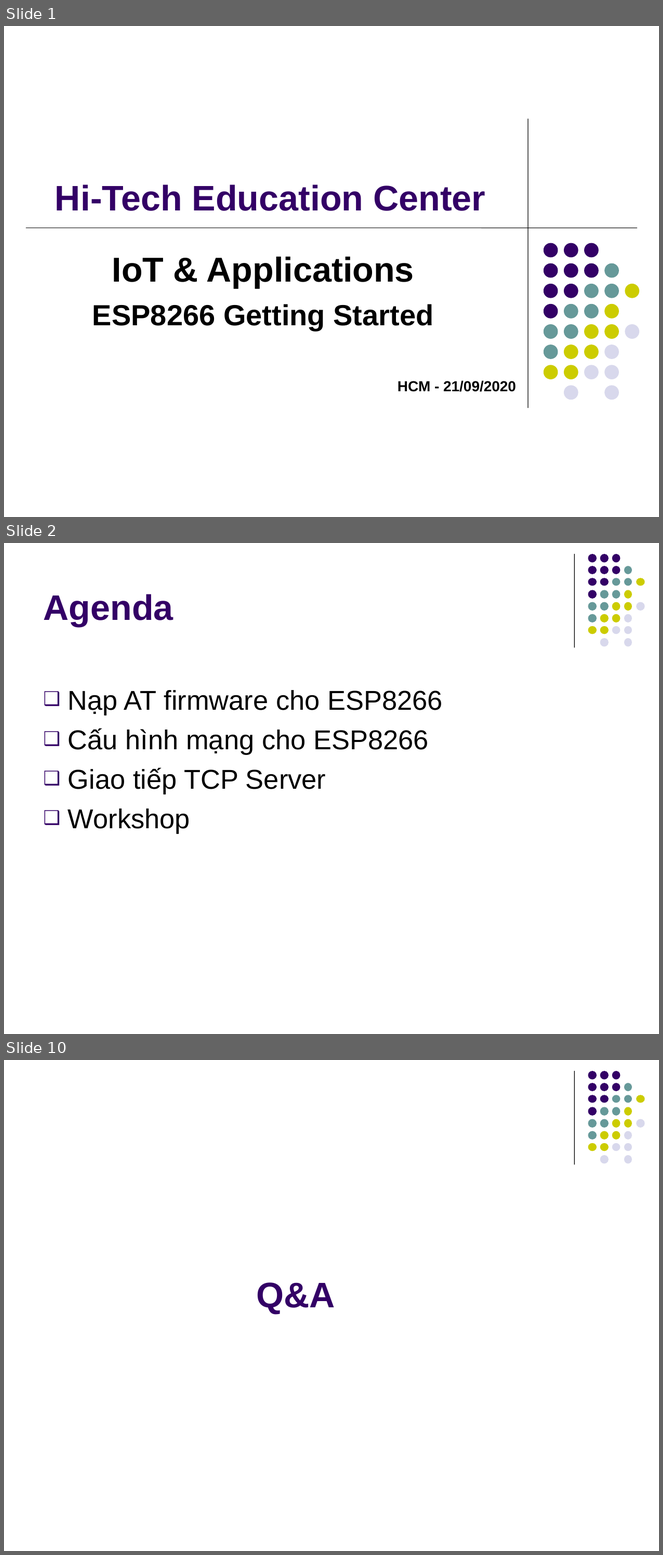
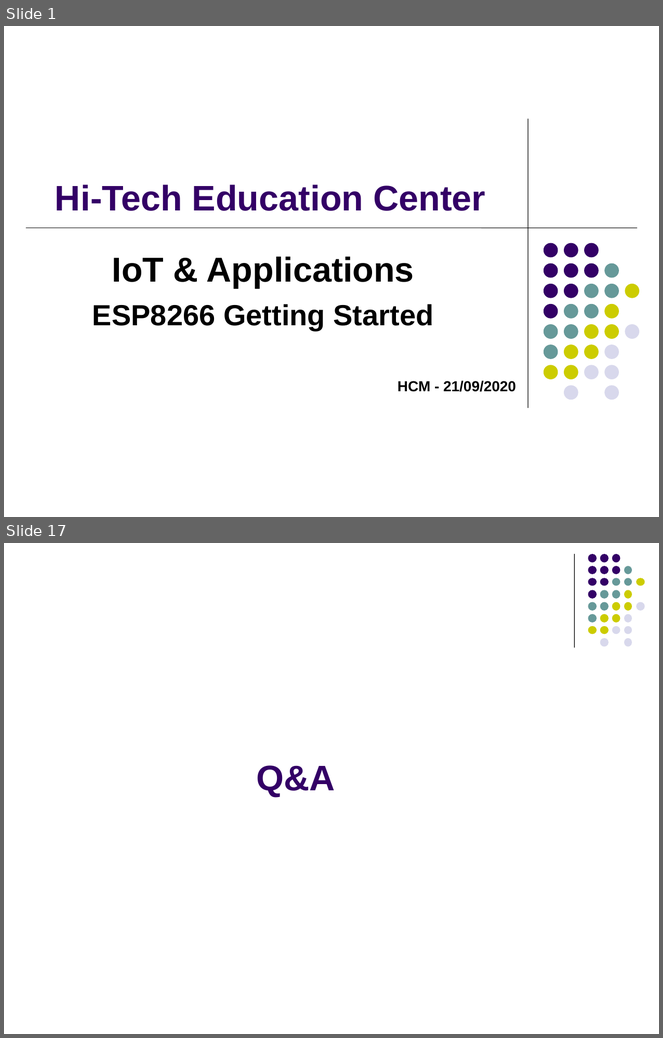
Before and after one commit to kmtekvn/hi-tech, a slide deck: 01.slides/Buoi 2 - ESP8266 Basic/02 - Giao tiếp ESP8266.ppt. Shown one above the other, each under a label of ours: slides 1, 2 and 10 before the commit, slides 1 and 17 after it; the slides between them are not shown. The pictures are 663x1555 and 663x1038 pixels, drawn with LibreOffice and Linux fonts; fonts in the diff are those of the drawing. Boxes give left, top, right and bottom in pixels: in the first picture for what was removed or moved away, otherwise in the second. Text is boxed around its words. In the diff, an @@ line names an element or a change of style, - is before the commit and + after.

```diff
--- a/01.slides/Buoi 2 - ESP8266 Basic/02 - Giao tiếp ESP8266.ppt
+++ b/01.slides/Buoi 2 - ESP8266 Basic/02 - Giao tiếp ESP8266.ppt
@@ slide 2 removed at (4,543,659,1034), background #FFFFFF; not listed: 32 template elements that a slide beside it also shows @@
@@ title removed at (44,594,174,626) @@
-Agenda
@@ text removed at (68,690,443,834) @@
-❑ Nạp AT firmware cho ESP8266
-❑ Cấu hình mạng cho ESP8266
-❑ Giao tiếp TCP Server
-❑ Workshop
@@ what was slide 10 is now slide 17 @@
```
Also in this commit, not shown: 2 slides changed, 13 slides added, 5 other slides removed, 3 other files.
